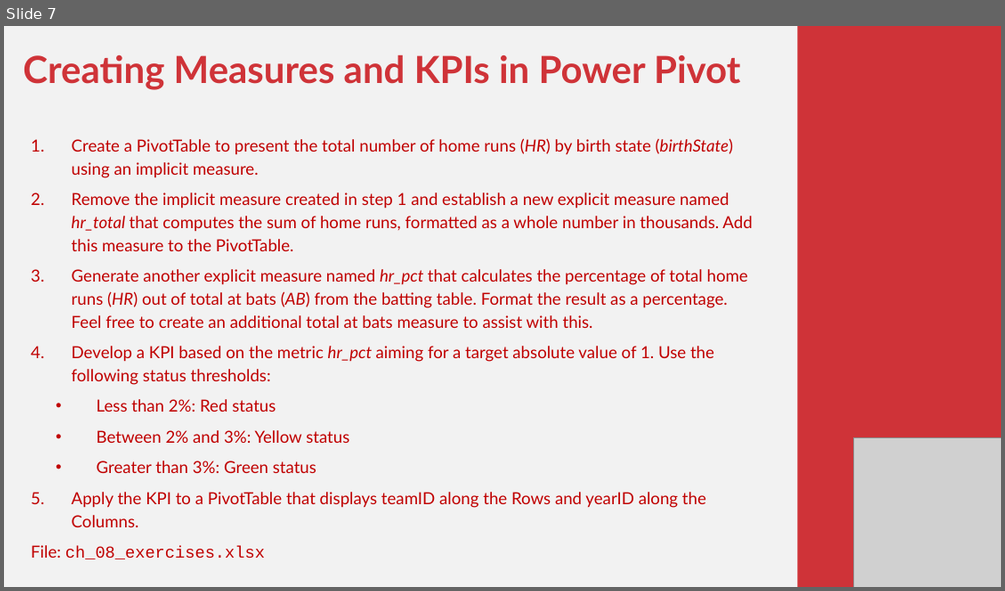
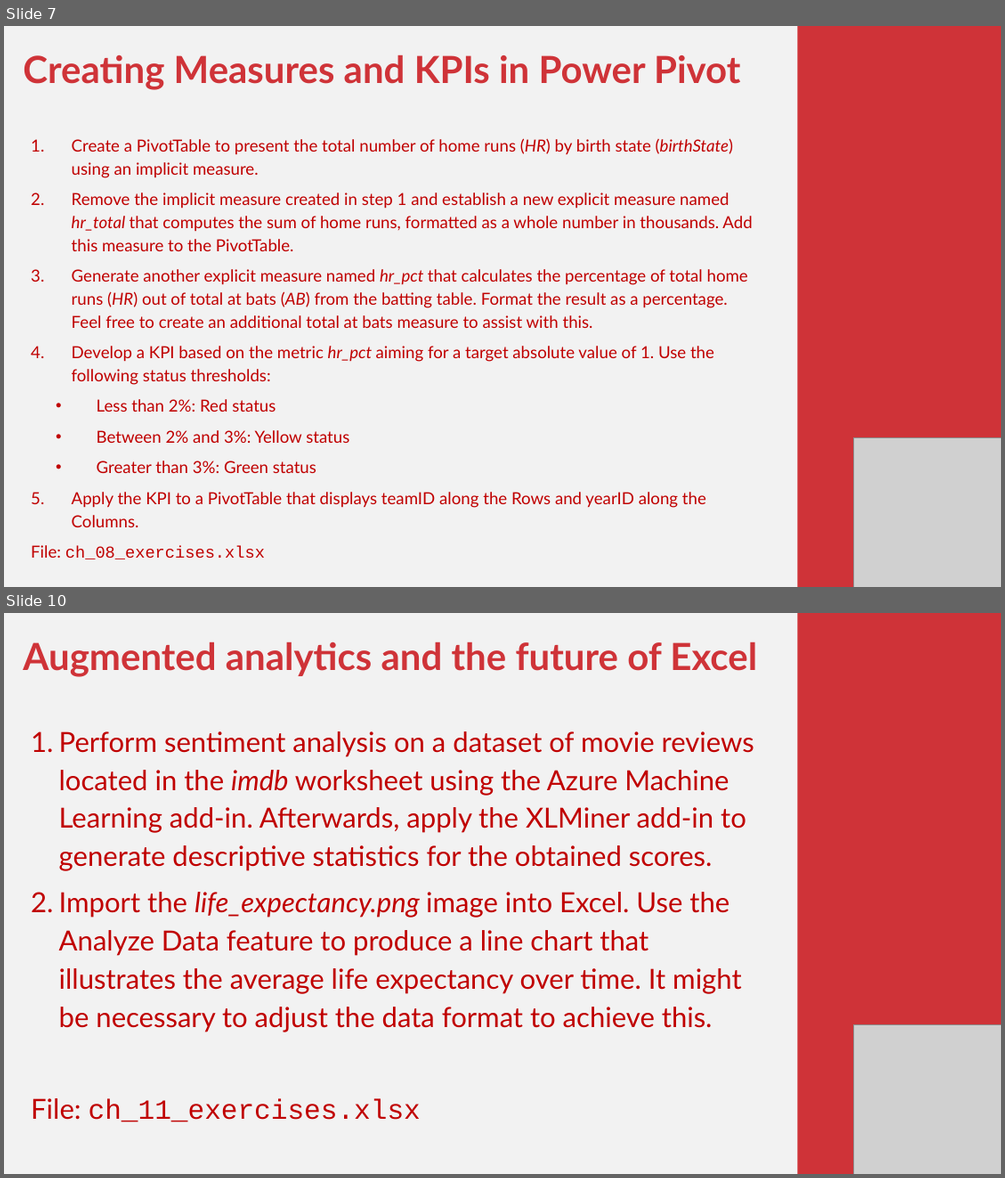
Before and after one commit to stringfestdata/modern-analytics-excel-book, a slide deck: exercises/mdae-exercises-by-chapter.pptx. Shown one above the other, each under a label of ours: slide 7 before the commit, slides 7 and 10 after it; the slides between them are not shown. The pictures are 1005x591 and 1005x1178 pixels, drawn with LibreOffice and Linux fonts; fonts in the diff are those of the drawing; grey boxes stand for pictures. Boxes give left, top, right and bottom in pixels: in the first picture for what was removed or moved away, otherwise in the second. Text is boxed around its words. In the diff, an @@ line names an element or a change of style, - is before the commit and + after.

```diff
--- a/exercises/mdae-exercises-by-chapter.pptx
+++ b/exercises/mdae-exercises-by-chapter.pptx
@@ slide 10 added at <box>4,613,1001,1174</box>, background #F2F2F2 @@
@@ rectangle added at <box>798,613,1001,1174</box>, fill #CF3338 @@
@@ text added at <box>23,642,757,1122</box>, 40 pt, text #C00000 @@
+Augmented analytics and the future of Excel
+1. Perform sentiment analysis on a dataset of movie reviews located in the imdb worksheet using the Azure Machine Learning add-in. Afterwards, apply the XLMiner add-in to generate descriptive statistics for the obtained scores.
+2. Import the life_expectancy.png image into Excel. Use the Analyze Data feature to produce a line chart that illustrates the average life expectancy over time. It might be necessary to adjust the data format to achieve this.
+File: ch_11_exercises.xlsx
@@ picture added at <box>853,1024,1001,1174</box> @@
```
Also in this commit, not shown: 3 other slides added.
